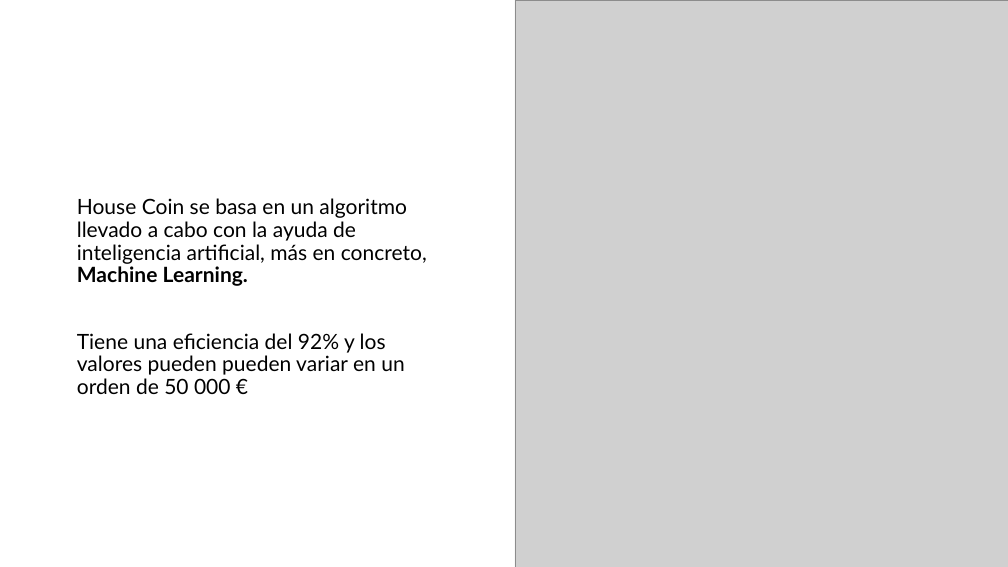
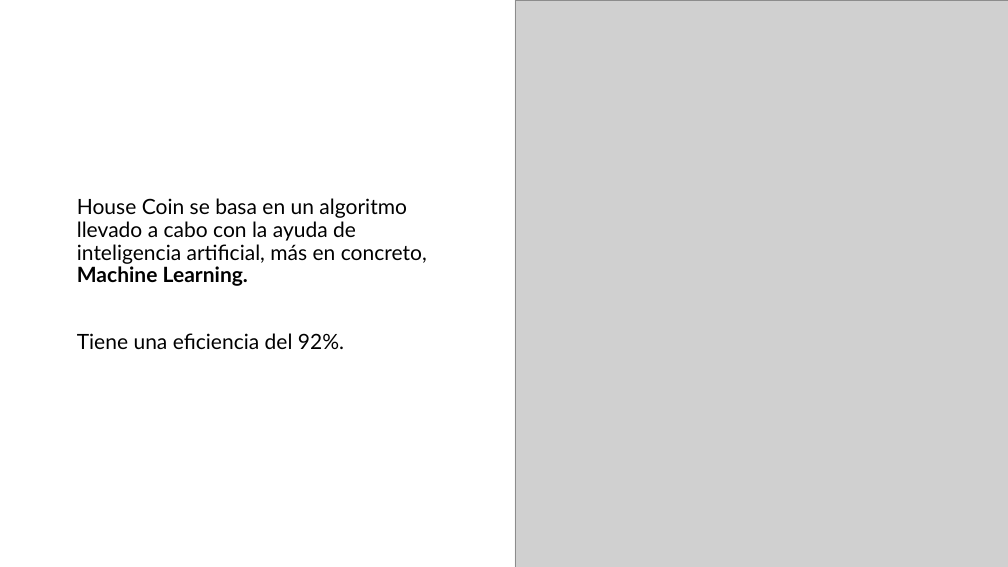
Before and after one commit to marcunu/Real_Estate_Project, a slide deck: slide 5 of Presentacion/HouseCoin.pptx. Drawn at 1008x567 pixels with LibreOffice and Linux fonts; fonts in the diff are those of the drawing; grey boxes stand for pictures. Boxes give left, top, right and bottom in pixels: in the first picture for what was removed or moved away, otherwise in the second. Text is boxed around its words. In the diff, an @@ line names an element or a change of style, - is before the commit and + after.

```diff
--- a/Presentacion/HouseCoin.pptx
+++ b/Presentacion/HouseCoin.pptx
@@ text at [77,333,344,349]: text changed @@
-Tiene una eficiencia del 92% y los valores pueden pueden variar en un orden de 50 000 €
+Tiene una eficiencia del 92%.
```
Also in this commit, not shown: 1 other slide changed, 1 slide added, 2 slides removed, 4 other files.
